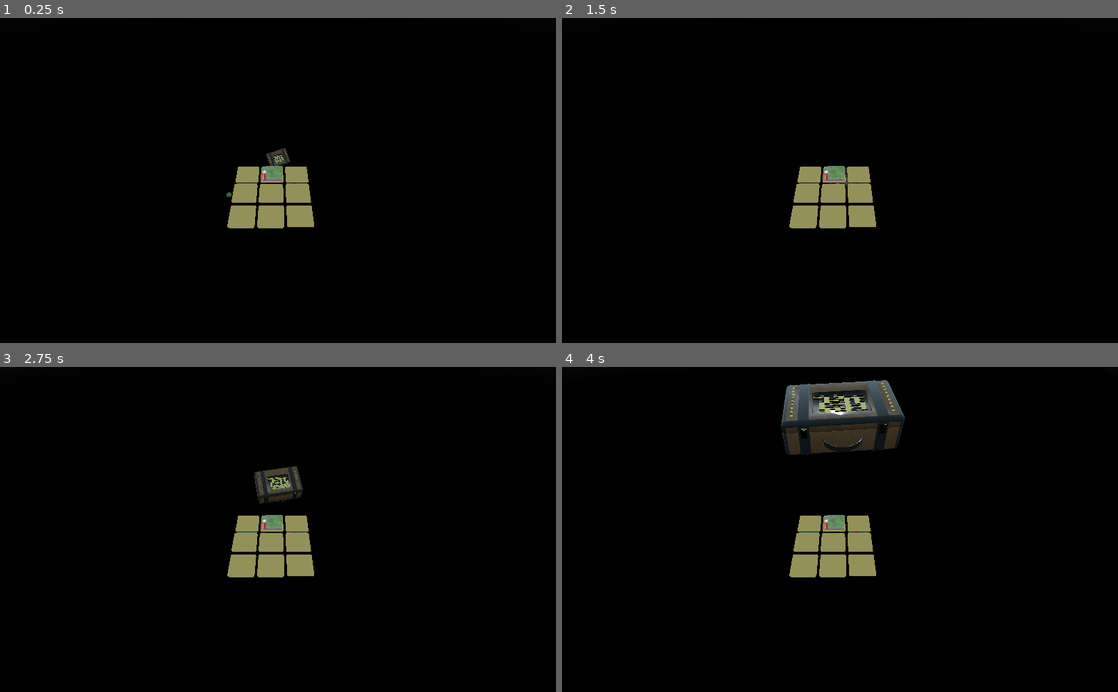
Above: before the commit, frames 1-4 (two rows, left to right).
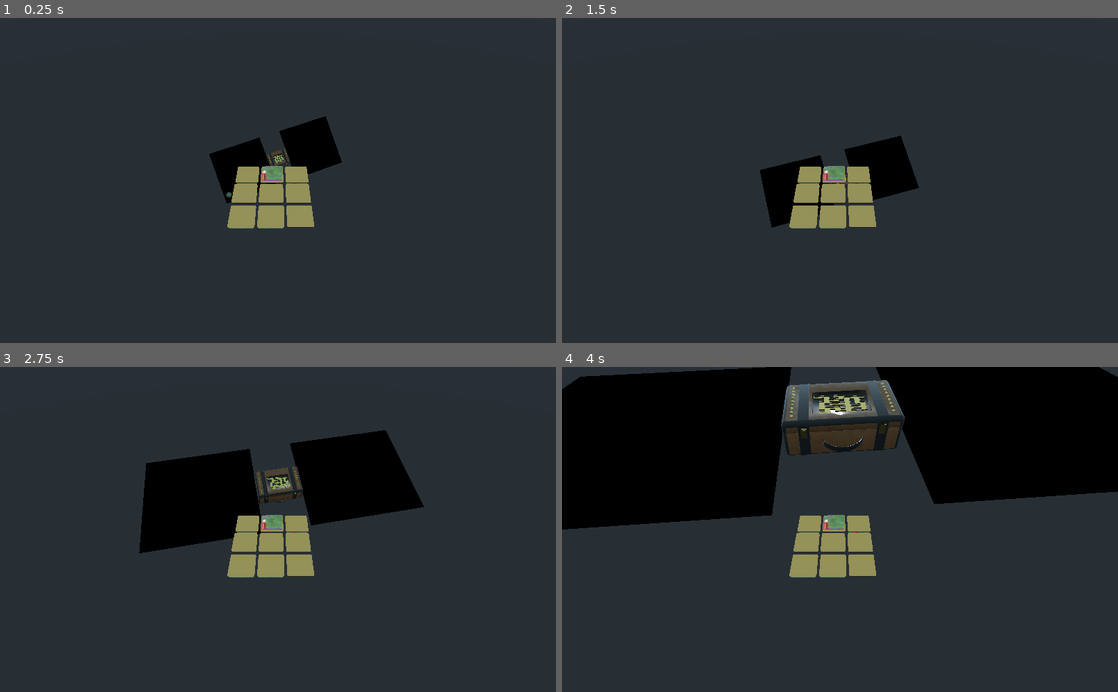
Above: after the commit, the same moments.

Repository: nheeb/OrbinTime
Game: Godot game, scene res://Level.tscn
Same seed, same stepped clock (60 frames per second), same inputs: the game is played once before the commit and once after it.
Inputs (mouse positions are in pixels of both pictures, inside the frame that each line leads up to):
- Up to frame 1 (0.25 s): no input
- Up to frame 2 (1.5 s): move the mouse to (962, 164) at 0.52 s; tap T (clear_selection) at 0.6 s; click (962, 164) at 0.67 s; move the mouse to (728, 196) at 1.27 s; tap R (teleport_orb) at 1.35 s; click (728, 196) at 1.42 s
- Up to frame 3 (2.75 s): move the mouse to (333, 458) at 2.02 s; tap T (clear_selection) at 2.1 s; click (333, 458) at 2.17 s
- Up to frame 4 (4 s): move the mouse to (812, 594) at 2.77 s; tap R (teleport_orb) at 2.85 s; click (812, 594) at 2.92 s; move the mouse to (1006, 578) at 3.52 s; tap T (clear_selection) at 3.6 s; click (1006, 578) at 3.67 s

The runs differ from the first frame. In frame 1, 95% of the frame differs, in the area x 0-100%, y 0-100%; in frame 2, 95%; in frame 3, 87%; in frame 4, 60%.

Commit message:
button outline

Diff:
--- a/Objects/Button.tscn
+++ b/Objects/Button.tscn
@@ -18,6 +18,7 @@
 shape = SubResource( 1 )
 
 [connection signal="input_event" from="ClickArea" to="." method="_on_ClickArea_input_event"]
+[connection signal="mouse_entered" from="ClickArea" to="." method="_on_ClickArea_mouse_entered"]
 [connection signal="mouse_exited" from="ClickArea" to="." method="_on_ClickArea_mouse_exited"]
 
 [editable path="EdgeButtonModel"]
--- a/Objects/ButtonLogic.gd
+++ b/Objects/ButtonLogic.gd
@@ -27,5 +27,10 @@
 
 
 func _on_ClickArea_mouse_exited() -> void:
+	Game.toggle_outline(self, false)
 	if is_pressed:
 		released()
+
+
+func _on_ClickArea_mouse_entered() -> void:
+	Game.toggle_outline(self, true)
--- a/Suitcase.tscn
+++ b/Suitcase.tscn
@@ -64,6 +64,7 @@
 
 [node name="Weight" parent="." instance=ExtResource( 8 )]
 transform = Transform( 0.06, 0, 0, 0, 0.06, 0, 0, 0, 0.06, 0.129479, -0.0635703, -0.234074 )
+
 [node name="MeshInstance" type="MeshInstance" parent="."]
 transform = Transform( 1, 0, 0, 0, 1, 0, 0, 0, 1, 1.40047, 0, 0 )
 mesh = SubResource( 4 )
--- a/default_env.tres
+++ b/default_env.tres
@@ -1,7 +1,6 @@
 [gd_resource type="Environment" load_steps=2 format=2]
 
 [sub_resource type="ProceduralSky" id=1]
-ground_bottom_color = Color( 0, 0, 0, 1 )
 
 [resource]
 background_mode = 2
Not shown: 1 places in Suitcase.tscn that only renumber resources
